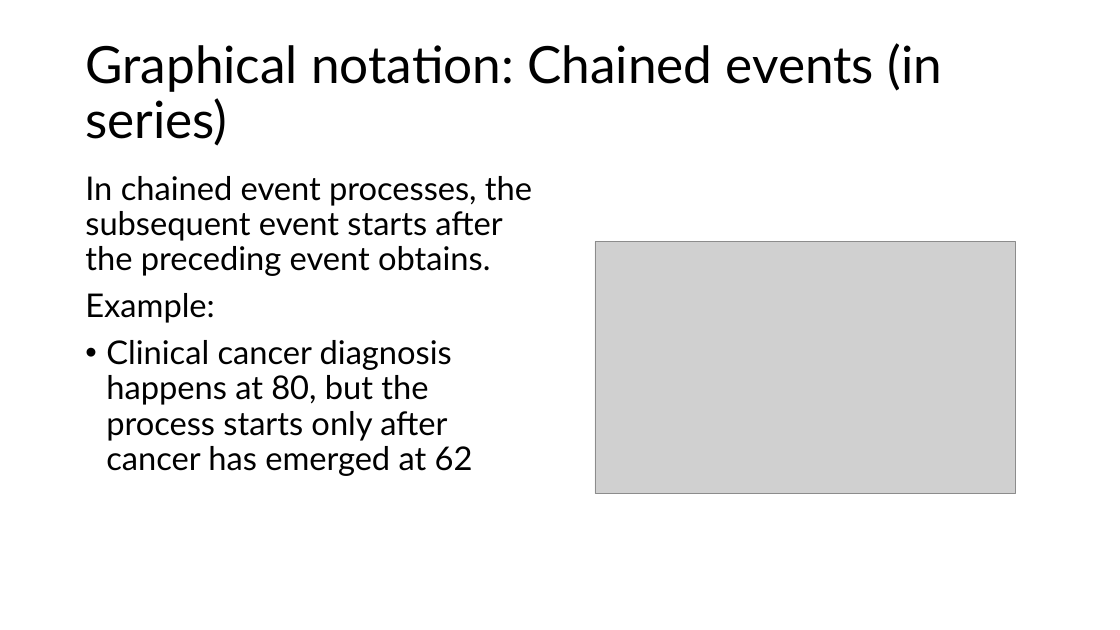
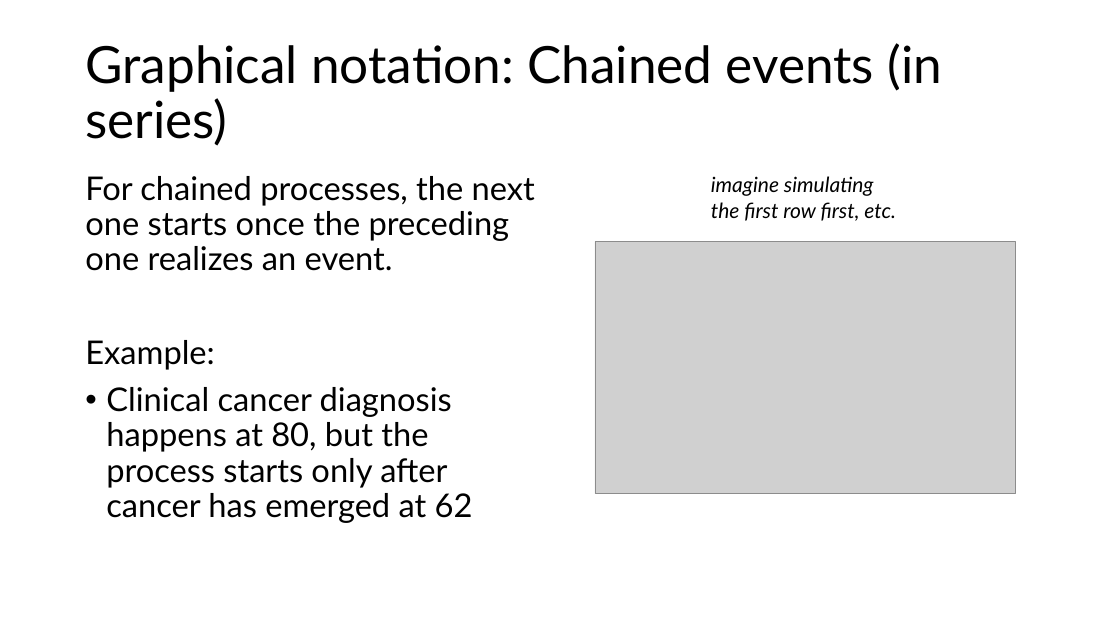
Before and after one commit to ttrikalin/des-R-course, a slide deck: slide 11 of master_files/materials/01_DES.pptx (slide 10 before the commit). Drawn at 1120x630 pixels with LibreOffice and Linux fonts; fonts in the diff are those of the drawing; grey boxes stand for pictures. Boxes give left, top, right and bottom in pixels: in the first picture for what was removed or moved away, otherwise in the second. Text is boxed around its words. In the diff, an @@ line names an element or a change of style, - is before the commit and + after.

```diff
--- a/master_files/materials/01_DES.pptx
+++ b/master_files/materials/01_DES.pptx
@@ text at box(85, 176, 535, 271): text changed @@
-In chained event processes, the subsequent event starts after the preceding event obtains.
+For chained processes, the next one starts once the preceding one realizes an event.
@@ text added at box(711, 176, 896, 221), 18 pt, text #000000, italic @@
+imagine simulating the first row first, etc.
```
Also in this commit, not shown: 6 other slides changed, 2 slides added, 6 other files.
